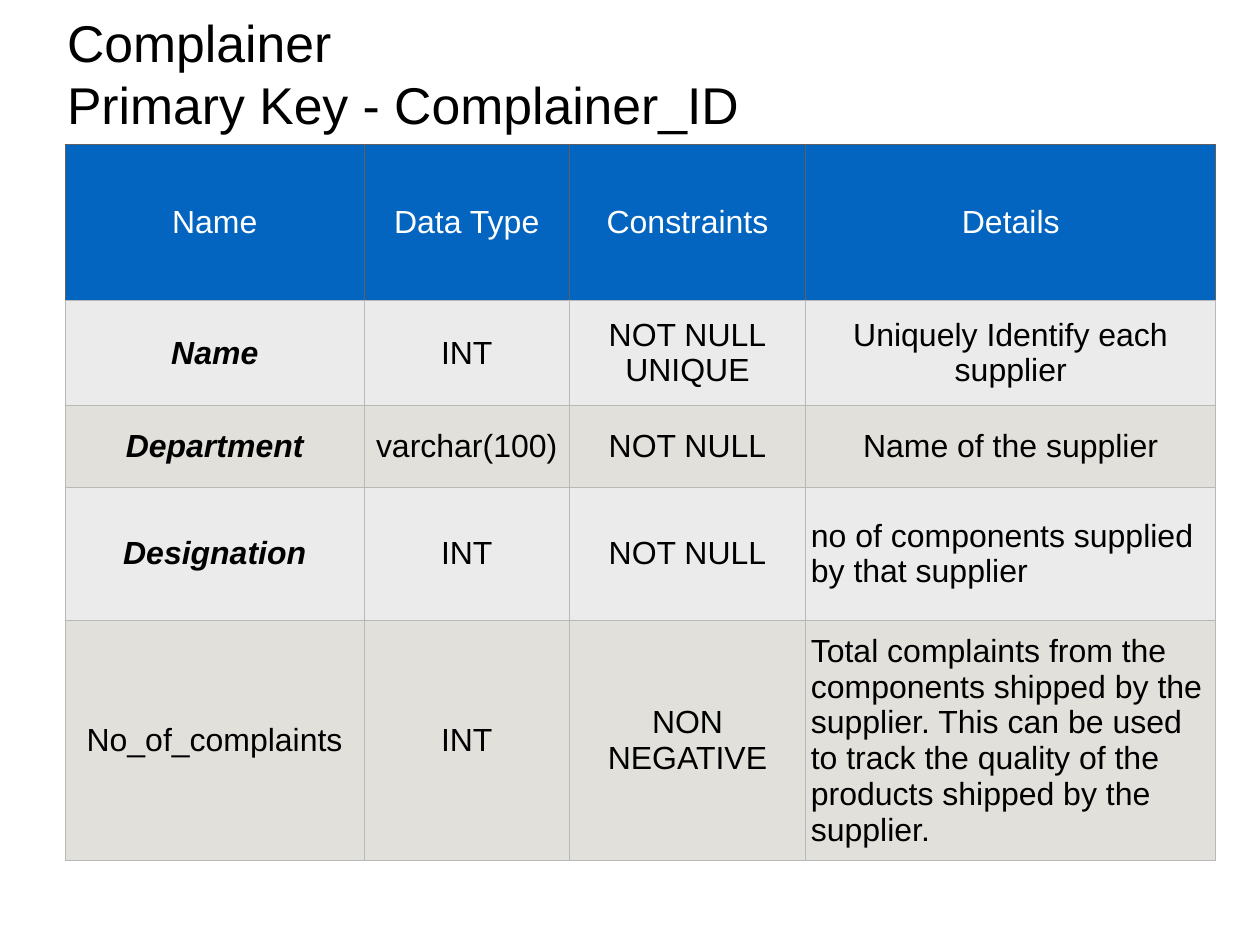
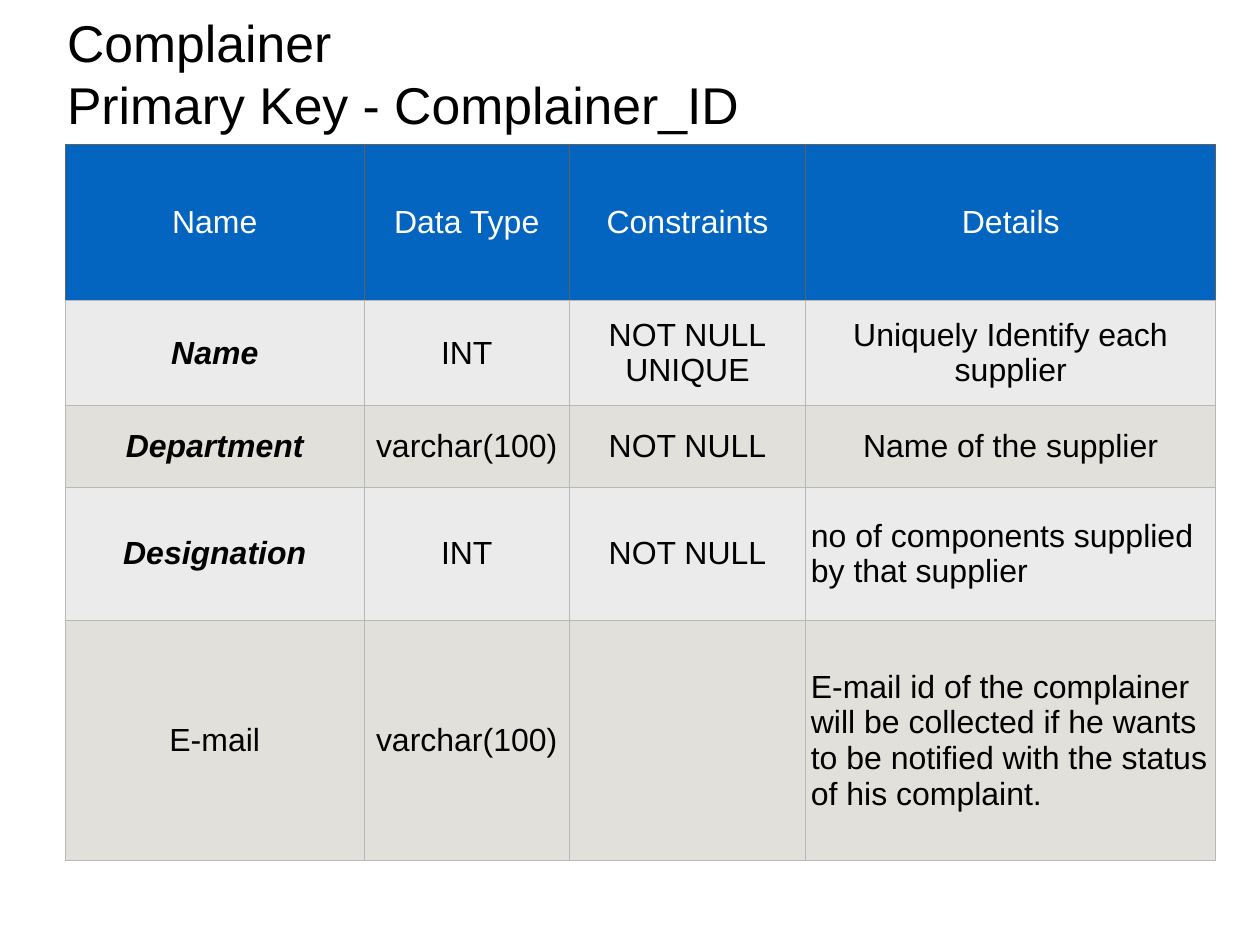
Before and after one commit to SanketSKasar/VJTI-DBA-Project, a slide deck: slide 26 of ProjectDetails/Presentation.pptx (slide 24 before the commit). Drawn at 1260x945 pixels with LibreOffice and Linux fonts; fonts in the diff are those of the drawing. Boxes give left, top, right and bottom in pixels: in the first picture for what was removed or moved away, otherwise in the second. Text is boxed around its words. In the diff, an @@ line names an element or a change of style, - is before the commit and + after.

```diff
--- a/ProjectDetails/Presentation.pptx
+++ b/ProjectDetails/Presentation.pptx
@@ table at box(66, 144, 1217, 860) @@
-row 5: No_of_complaints | INT | NON NEGATIVE | Total complaints from the components shipped by the supplier. This can be used to track the quality of the products shipped by the supplier.
+row 5: E-mail | varchar(100) |  | E-mail id of the complainer will be collected if he wants to be notified with the status of his complaint.
```
Also in this commit, not shown: 7 other slides changed, 2 slides added, 1 other file.
